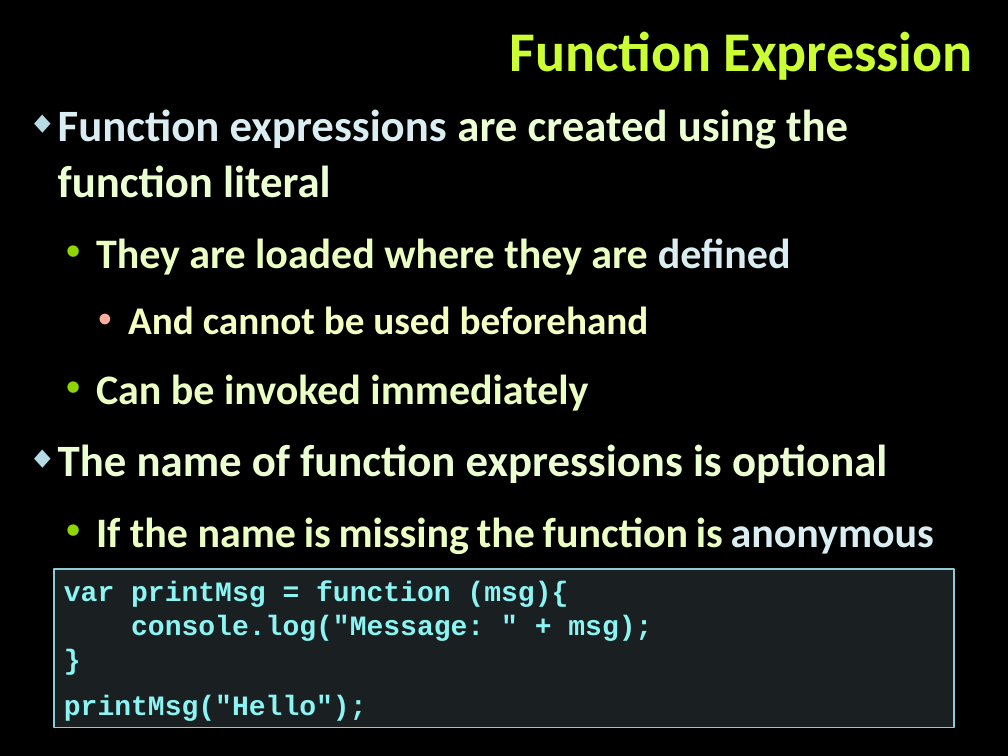
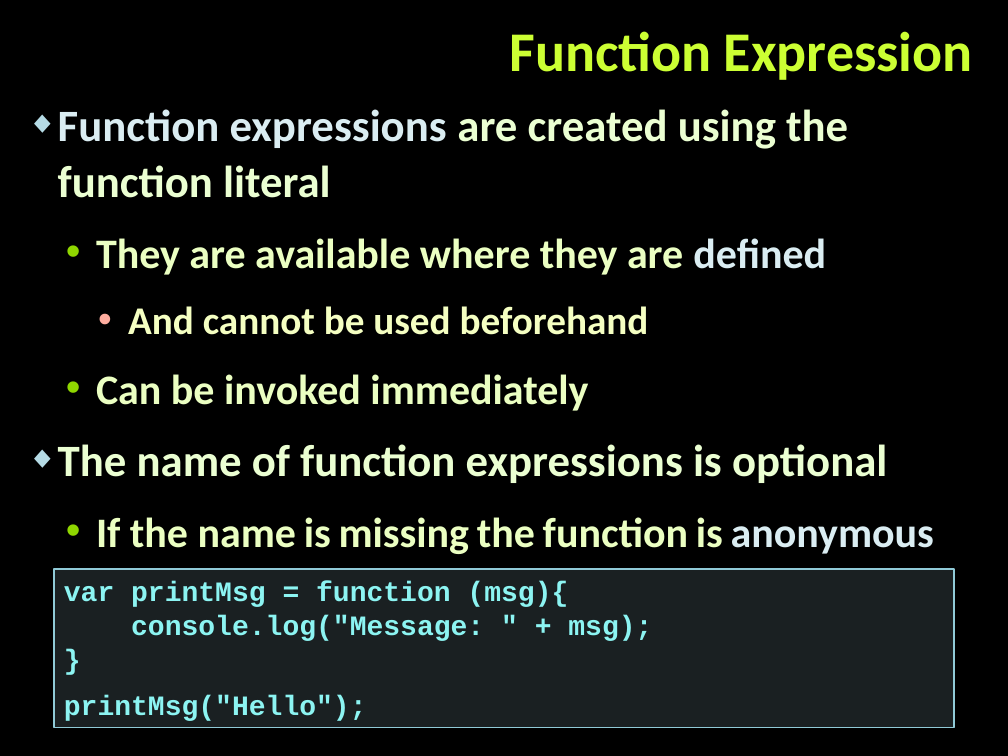
Before and after one commit to tddold/Telerik-Academy, a slide deck: slide 16 of Web Design &UI/4. JS OOP/Presentacions/Functions-and-function-expressions.pptx. Drawn at 1008x756 pixels with LibreOffice and Linux fonts; fonts in the diff are those of the drawing; background and template pictures are left out. Boxes give left, top, right and bottom in pixels: in the first picture for what was removed or moved away, otherwise in the second. Text is boxed around its words. In the diff, an @@ line names an element or a change of style, - is before the commit and + after.

```diff
--- a/Web Design &UI/4. JS OOP/Presentacions/Functions-and-function-expressions.pptx
+++ b/Web Design &UI/4. JS OOP/Presentacions/Functions-and-function-expressions.pptx
@@ text at bbox=[96, 238, 826, 275]: text changed @@
-  • They are loaded where they are defined
+  • They are available where they are defined
```
Also in this commit, not shown: 13 other slides changed, 3 slides added, 36 slides removed, 16 other files.
